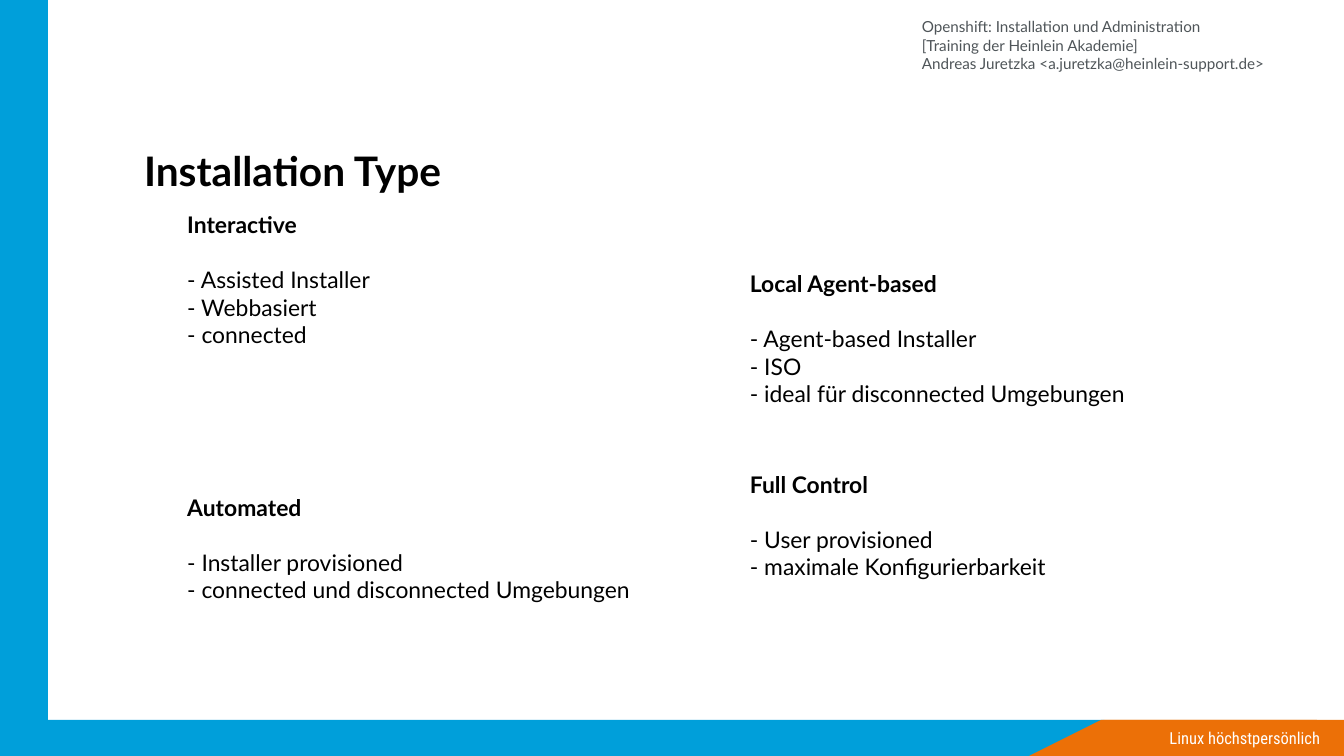
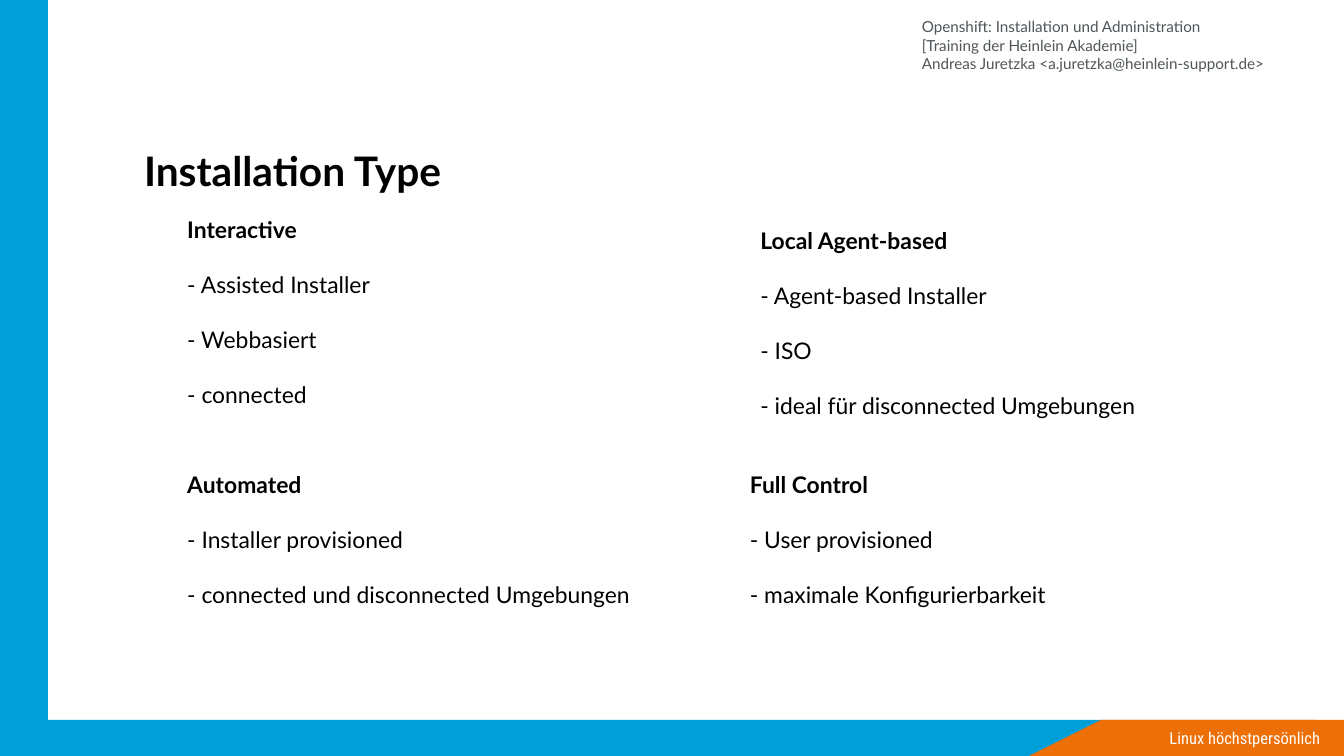
Before and after one commit to ajayten/openshift-kurs-folien, a slide deck: slide 9 of kurs-folien.odp. Drawn at 1344x756 pixels with LibreOffice and Linux fonts; fonts in the diff are those of the drawing; background and template pictures are left out. Boxes give left, top, right and bottom in pixels: in the first picture for what was removed or moved away, otherwise in the second. Text is boxed around its words. In the diff, an @@ line names an element or a change of style, - is before the commit and + after.

Commit message:
new slides

```diff
--- a/kurs-folien.odp
+++ b/kurs-folien.odp
@@ text "Interactive" rewrapped from (187,216,370,343) to (187,221,370,403) @@
@@ text "Local Agent-based" rewrapped from (750,275,1125,406) to (760,232,1135,418) @@
@@ text "Automated" rewrapped from (187,499,630,602) to (187,476,630,607) @@
@@ text "Full Control" rewrapped from (750,476,1046,579) to (750,476,1046,607) @@
```
Also in this commit, not shown: 2 other slides changed, 1 other file.
